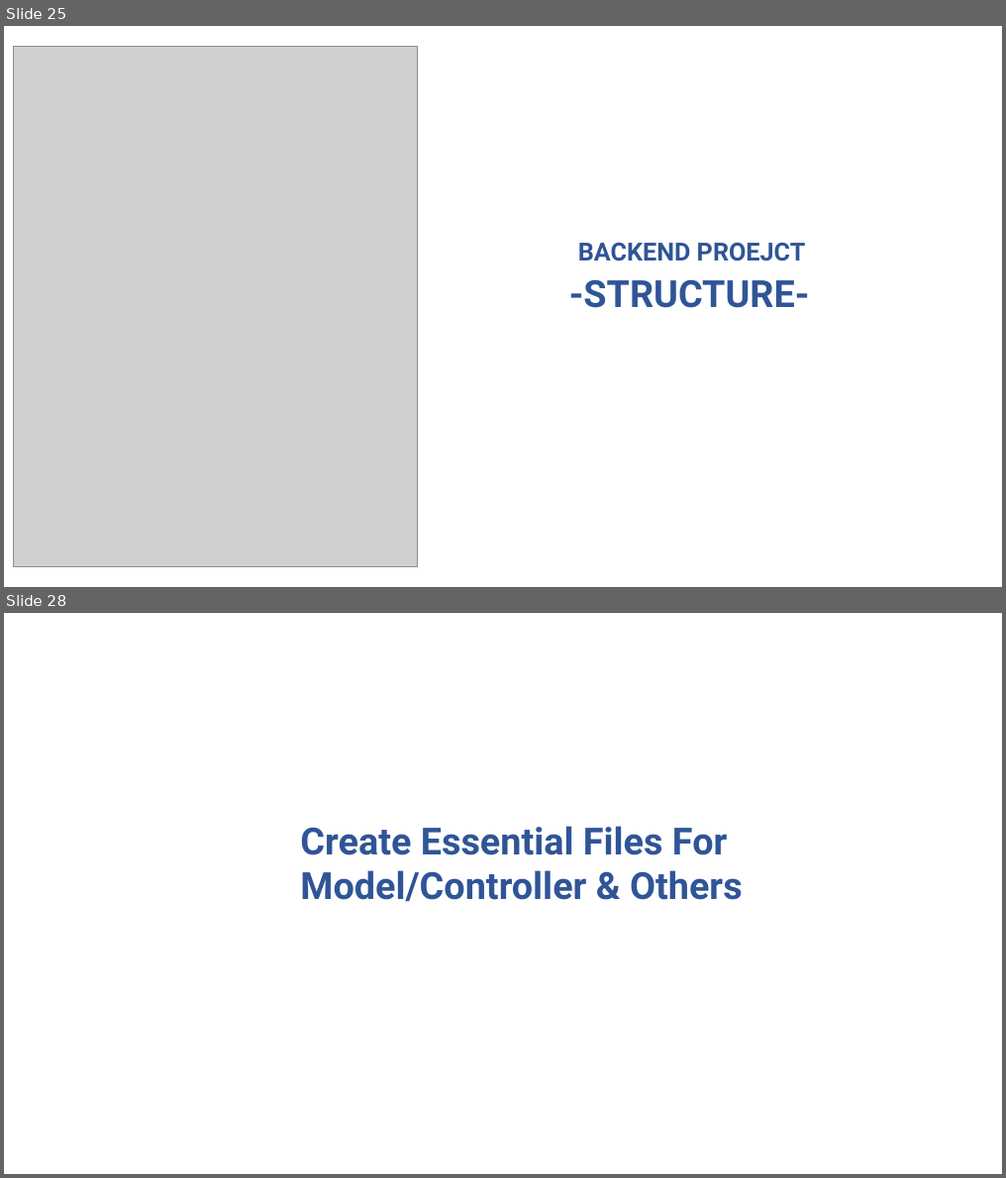
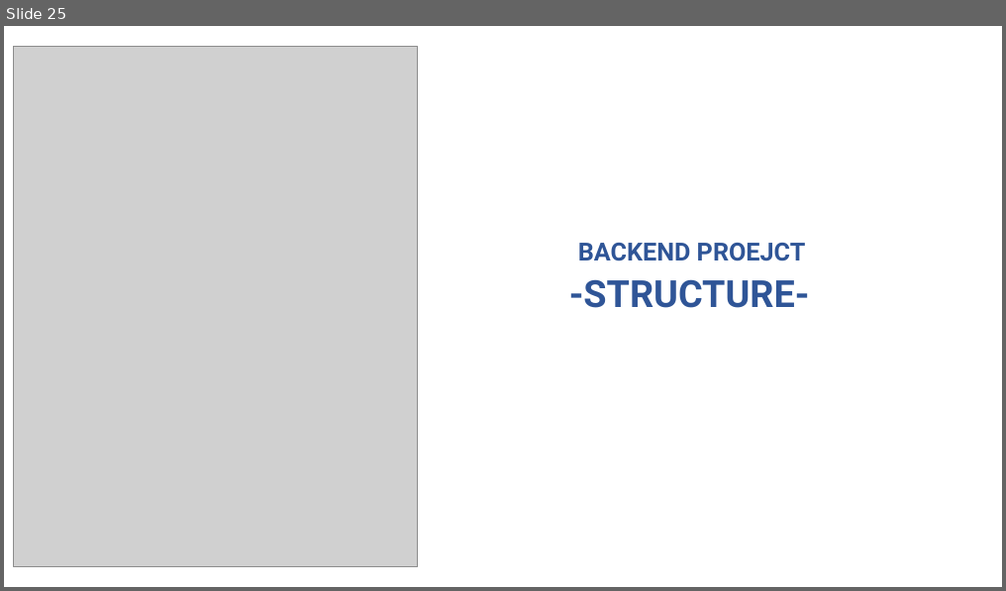
Before and after one commit to rupomsoft/MERN-STACK-Series, a slide deck: Inventory/PPT.pptx. Shown one above the other, each under a label of ours: slides 25 and 28 before the commit, slide 25 after it; the slides between them are not shown. The pictures are 1006x1178 and 1006x591 pixels, drawn with LibreOffice and Linux fonts; fonts in the diff are those of the drawing; grey boxes stand for pictures. Boxes give left, top, right and bottom in pixels: in the first picture for what was removed or moved away, otherwise in the second. Text is boxed around its words. In the diff, an @@ line names an element or a change of style, - is before the commit and + after.

```diff
--- a/Inventory/PPT.pptx
+++ b/Inventory/PPT.pptx
@@ slide 28 removed at (4,613,1002,1174), background #FFFFFF @@
@@ text removed at (300,826,743,902) @@
-Create Essential Files For
-Model/Controller & Others
```
Also in this commit, not shown: 3 slides changed, 16 slides added, 3 other slides removed, 21 other files.
